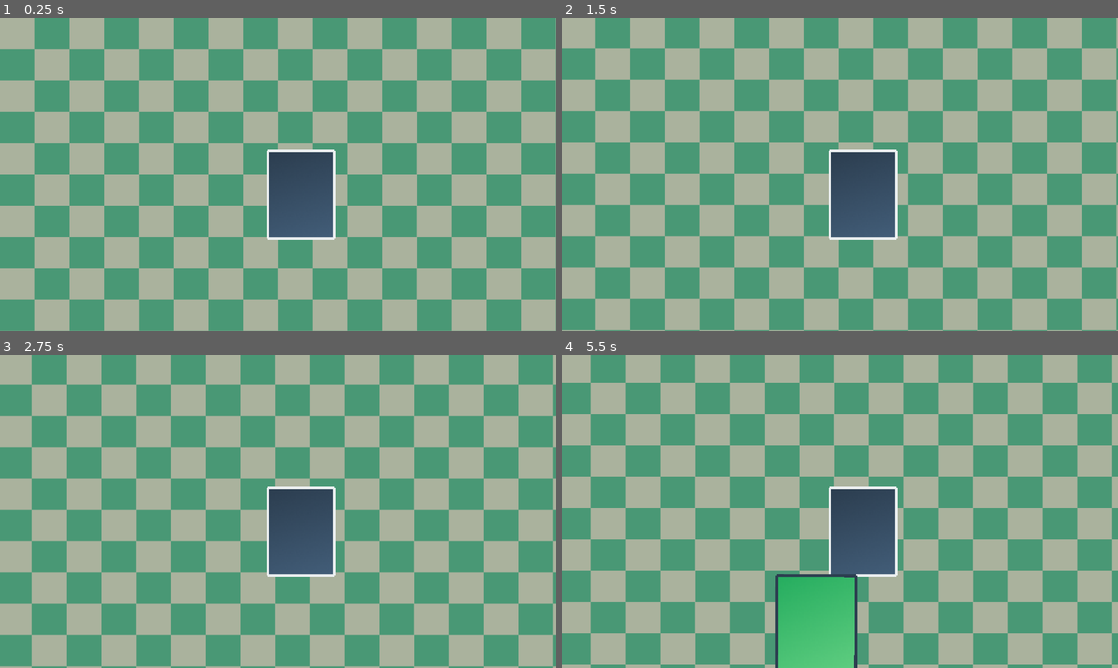
Above: before the commit, frames 1-4 (two rows, left to right).
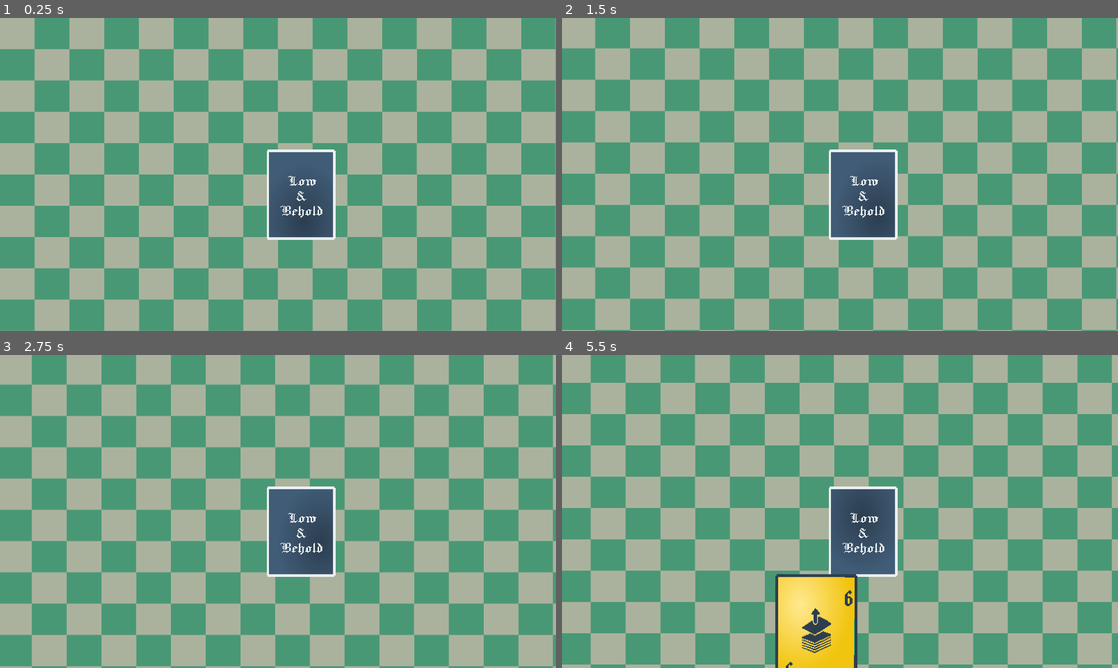
Above: after the commit, the same moments.

Repository: thomisfrank/low_and_behold
Game: Godot game, scene res://scenes/main.tscn
Two runs of this game, one before a commit and one after it. Both use one fixed random seed, a clock stepped at 60 frames per second and the inputs below.
Inputs (mouse positions are in pixels of both pictures, inside the frame that each line leads up to):
- Up to frame 1 (0.25 s): no input
- Up to frame 2 (1.5 s): move the mouse to (828, 149) at 0.52 s; click (828, 149) at 0.67 s; tap Enter at 1.25 s; move the mouse to (728, 190) at 1.27 s; click (728, 190) at 1.42 s
- Up to frame 3 (2.75 s): tap Space at 2 s; move the mouse to (333, 442) at 2.02 s; click (333, 442) at 2.17 s
- Up to frame 4 (5.5 s): tap Enter at 2.75 s; move the mouse to (812, 574) at 2.77 s; click (812, 574) at 2.92 s; tap Space at 3.5 s; move the mouse to (1006, 558) at 3.52 s; click (1006, 558) at 3.67 s; move the mouse to (673, 464) at 4.27 s; click (673, 464) at 4.42 s; move the mouse to (867, 511) at 5.02 s; click (867, 511) at 5.17 s

The runs differ from the first frame. In frame 1, 1.1% of the frame differs, in the area x 48-60%, y 42-70%; in frame 2, 1.1%; in frame 3, 0.8%; in frame 4, 4.2%, in the area x 38-60%, y 42-100%.

Commit message:
SAVE: Working frame and gradient version - DO NOT CHANGE
- Frames and gradients are rendering perfectly
- Background elements working correctly
- Only text and icon overlapping issues remain
- This is the baseline version to preserve

Diff:
--- a/scenes/cards.tscn
+++ b/scenes/cards.tscn
@@ -29,6 +29,45 @@
 metadata/_edit_use_anchors_ = true
 metadata/_edit_vertical_guides_ = [201.0]
 metadata/_edit_horizontal_guides_ = [274.0]
+
+[node name="CardBackground" type="AspectRatioContainer" parent="."]
+z_index = -10
+custom_minimum_size = Vector2(540, 740)
+layout_mode = 1
+anchors_preset = -1
+anchor_left = 0.0018518518
+anchor_top = -0.0013513514
+anchor_right = 1.0537037
+anchor_bottom = 1.0040541
+grow_horizontal = 2
+grow_vertical = 2
+metadata/_edit_use_anchors_ = true
+
+[node name="Padding" type="MarginContainer" parent="CardBackground"]
+custom_minimum_size = Vector2(540, 740)
+layout_mode = 2
+
+[node name="FrontFrame" type="TextureRect" parent="CardBackground/Padding"]
+visibility_layer = 512
+texture_filter = 1
+custom_minimum_size = Vector2(540, 740)
+layout_mode = 2
+texture = ExtResource("2_mnqni")
+
+[node name="BackFrame" type="TextureRect" parent="CardBackground/Padding"]
+unique_name_in_owner = true
+visible = false
+texture_filter = 1
+custom_minimum_size = Vector2(540, 740)
+layout_mode = 2
+texture = ExtResource("6_ucp30")
+
+[node name="MovingGradient" type="ColorRect" parent="CardBackground/Padding"]
+material = SubResource("ShaderMaterial_pqter")
+custom_minimum_size = Vector2(525, 700)
+layout_mode = 2
+size_flags_horizontal = 4
+size_flags_vertical = 4
 
 [node name="Icon" type="AspectRatioContainer" parent="."]
 layout_mode = 1
@@ -86,41 +125,3 @@
 label_settings = ExtResource("8_value_settings")
 vertical_alignment = 2
 metadata/_edit_use_anchors_ = true
-
-[node name="CardBackground" type="AspectRatioContainer" parent="."]
-custom_minimum_size = Vector2(540, 740)
-layout_mode = 1
-anchors_preset = -1
-anchor_left = 0.0018518518
-anchor_top = -0.0013513514
-anchor_right = 1.0537037
-anchor_bottom = 1.0040541
-grow_horizontal = 2
-grow_vertical = 2
-metadata/_edit_use_anchors_ = true
-
-[node name="Padding" type="MarginContainer" parent="CardBackground"]
-custom_minimum_size = Vector2(540, 740)
-layout_mode = 2
-
-[node name="MovingGradient" type="ColorRect" parent="CardBackground/Padding"]
-material = SubResource("ShaderMaterial_pqter")
-custom_minimum_size = Vector2(525, 700)
-layout_mode = 2
-size_flags_horizontal = 4
-size_flags_vertical = 4
-
-[node name="FrontFrame" type="TextureRect" parent="CardBackground/Padding"]
-visibility_layer = 512
-texture_filter = 1
-custom_minimum_size = Vector2(540, 740)
-layout_mode = 2
-texture = ExtResource("2_mnqni")
-
-[node name="BackFrame" type="TextureRect" parent="CardBackground/Padding"]
-unique_name_in_owner = true
-visible = false
-texture_filter = 1
-custom_minimum_size = Vector2(540, 740)
-layout_mode = 2
-texture = ExtResource("6_ucp30")
